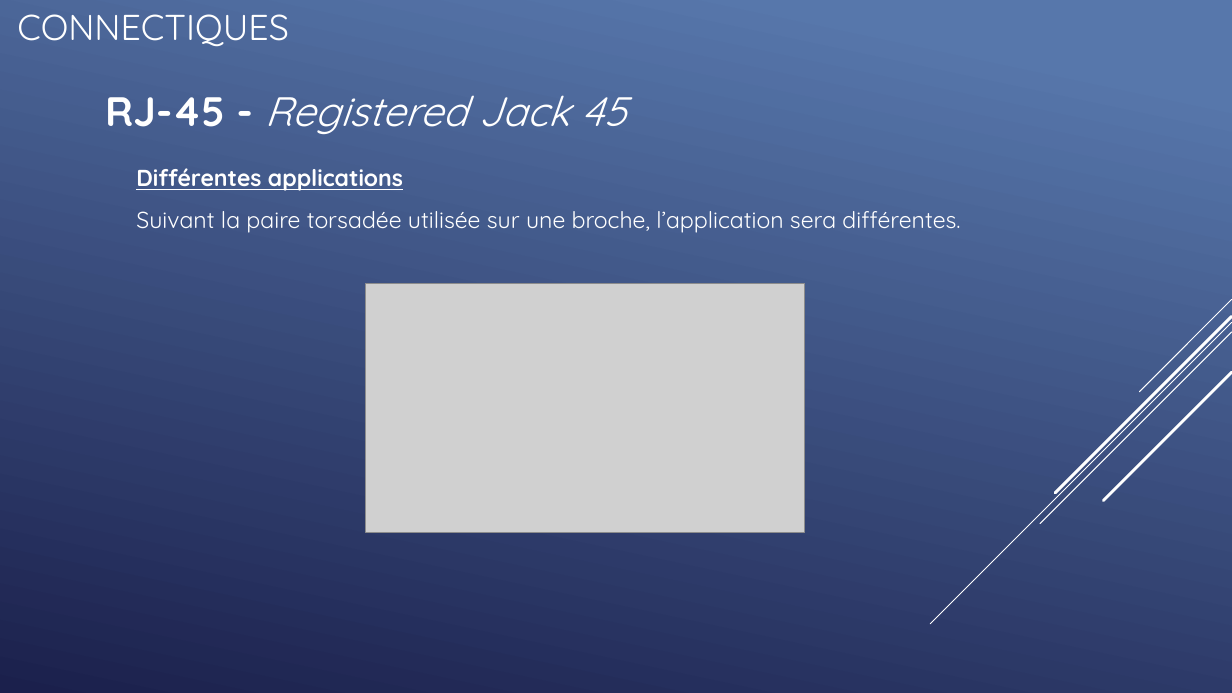
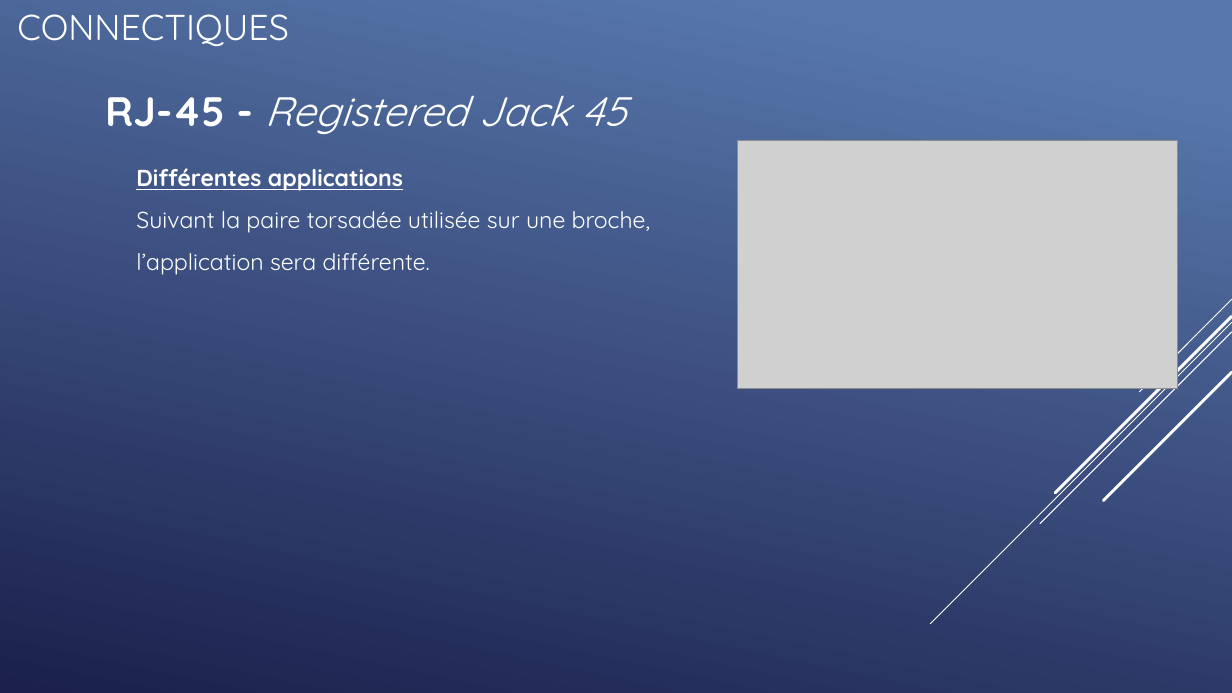
Before and after one commit to QuentinKrg/M214-Ethernet, a slide deck: slide 30 of Module 214 - Fabrication_Ethernet.pptx. Drawn at 1232x693 pixels with LibreOffice and Linux fonts; fonts in the diff are those of the drawing; grey boxes stand for pictures. Boxes give left, top, right and bottom in pixels: in the first picture for what was removed or moved away, otherwise in the second. Text is boxed around its words. In the diff, an @@ line names an element or a change of style, - is before the commit and + after.

```diff
--- a/Module 214 - Fabrication_Ethernet.pptx
+++ b/Module 214 - Fabrication_Ethernet.pptx
@@ picture: place and size @@
-picture at (365,284,805,532)
+picture at (738,140,1177,389)
@@ text at (136,211,650,275): text changed @@
-Suivant la paire torsadée utilisée sur une broche, l’application sera différentes.
+Suivant la paire torsadée utilisée sur une broche,
+l’application sera différente.
```
Also in this commit, not shown: 3 other slides changed, 1 other file.
